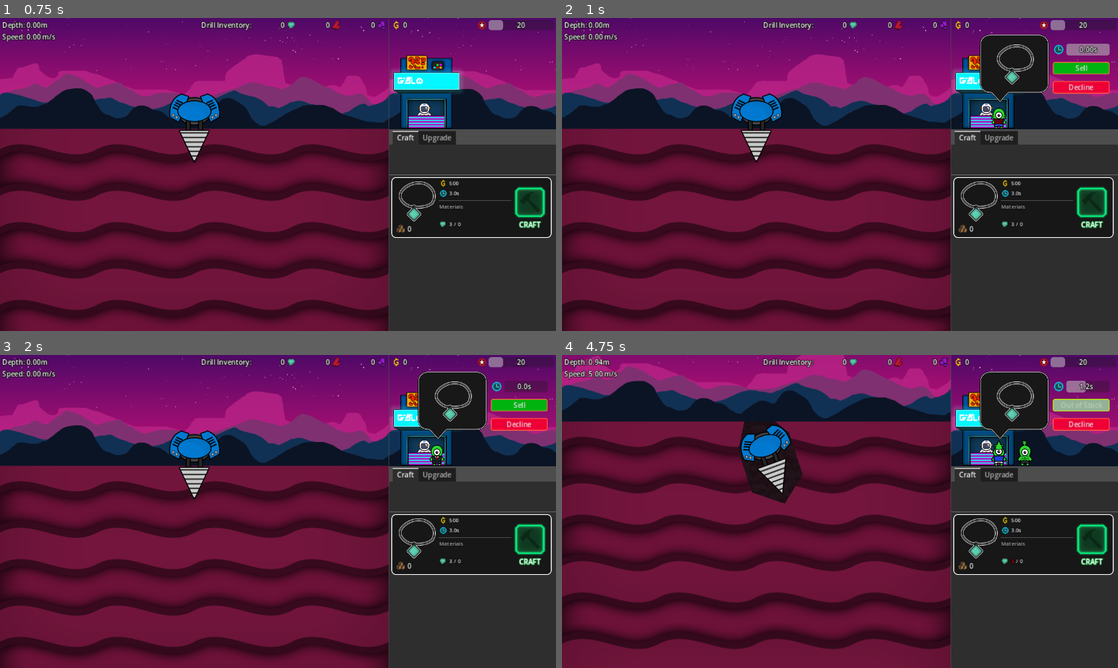
Above: before the commit, frames 1-4 (two rows, left to right).
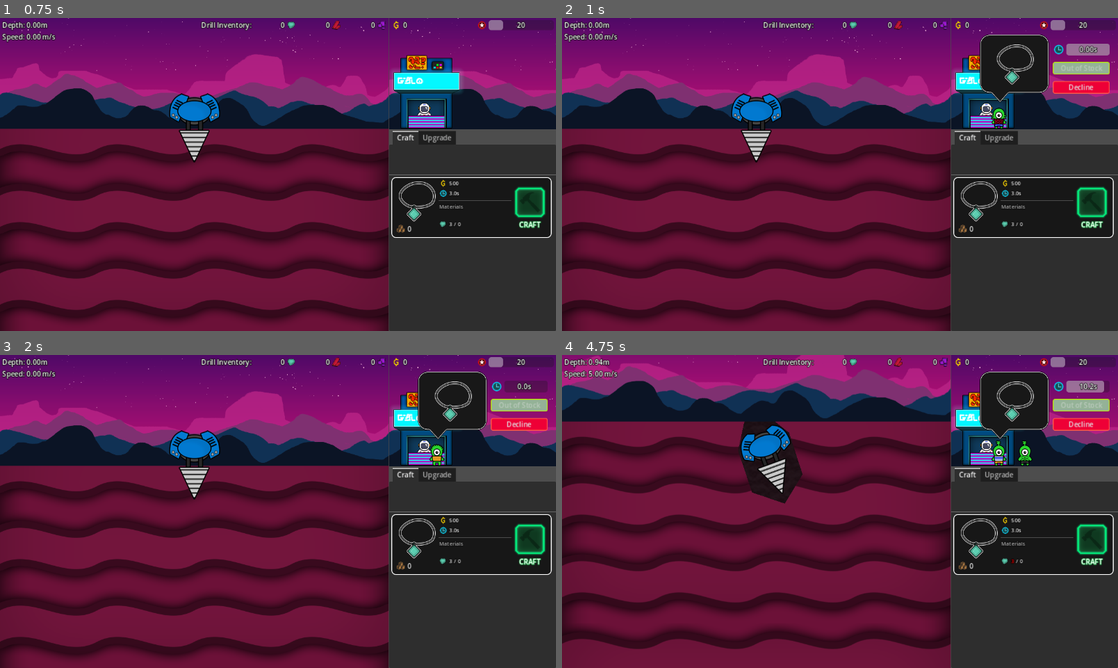
Above: after the commit, the same moments.

Repository: aNotSoCleverName/mechanicore
Game: Godot game, scene res://Main.tscn
Same seed, same stepped clock (60 frames per second), same inputs: the game is played once before the commit and once after it.
Inputs:
- Up to frame 1 (0.75 s): click "Continue" at 0.5 s
- Up to frame 2 (1 s): no input
- Up to frame 3 (2 s): click "Sell" (after the commit: "Decline") at 1.25 s
- Up to frame 4 (4.75 s): click "Decline" at 2 s; click "Continue" at 2.75 s; tap Enter (ui_accept) at 3.5, 3.77, 4.52 s; hold Right (ui_right) 3.53-4.28 s; tap R at 3.6, 4.35 s; hold Down (ui_down) from 4.28 s (still down)

Frame 1 is identical in both runs. In frame 2, 0.4% of the frame differs, in the area x 88-99%, y 14-18%; in frame 3, 0.5%, in the area x 77-99%, y 14-35%; in frame 4, 0.3%.
Error before the commit: Invalid access to property or key '<Resource#-9223371967346768025>' on a base object of type 'Dictionary'. (res://Base/Shop/Alien/Sell)

Commit message:
orderedItem is now generated by queue and emitted instead of generated by alien

Diff:
--- a/Base/Shop/Alien/Alien.gd
+++ b/Base/Shop/Alien/Alien.gd
@@ -18,11 +18,7 @@
 const DIR_PATH_CLOTHES_SPRITE: String = "res://Base/Shop/Alien/Sprite/Clothes/";
 static var clothesSprites: Array[Texture2D] = [];
 
-const DIR_PATH_CRAFT_ITEM_RESOURCE: String = "res://Base/Menu/Craft/Craft Item/Resources/";
-static var craftItems: Array[CraftItem] = [];
-
 var waitTime: float;
-var orderedItem: CraftItem;
 
 static func _InitArray(inArray: Array, inDirPath: String, inExtension: String):
 	if (inArray.size() > 0):	# If already initialized
@@ -37,7 +33,6 @@
 
 func _on_tree_entered():
 	Alien._InitArray(Alien.clothesSprites, Alien.DIR_PATH_CLOTHES_SPRITE, ".png");
-	Alien._InitArray(Alien.craftItems, Alien.DIR_PATH_CRAFT_ITEM_RESOURCE, ".tres");
 
 	if (Alien.bodySprites.size() == 0):
 		Alien.waitTimeBasedOnBodySprite.keys().map(
@@ -51,4 +46,3 @@
 	self.waitTime = Alien.waitTimeBasedOnBodySprite[bodySprite.resource_path];
 
 	$Body/Clothes.texture = Alien.clothesSprites[randi_range(0, Alien.clothesSprites.size() - 1)];
-	self.orderedItem = Alien.craftItems[randi_range(0, Alien.craftItems.size() - 1)];
--- a/Base/Shop/Alien/Sell Button.gd
+++ b/Base/Shop/Alien/Sell Button.gd
@@ -1,7 +1,7 @@
 extends Button
 
 @onready var _base: Base = self.find_parent("Base");
-var _alien: Alien;
+var _orderedItem: CraftItem;
 
 func _Disable(inIsDisabled: bool) -> void:
 	self.disabled = inIsDisabled;
@@ -14,18 +14,17 @@
 
 func _ready() -> void:
 	SignalBus_Base.shop_make_order.connect(
-		func (inAlien: Alien):
-			self._alien = inAlien;
-
-			self._Disable(self._base.craftItems[self._alien.orderedItem] == 0);
+		func (_inAlien: Alien, inOrderedItem: CraftItem):
+			self._orderedItem = inOrderedItem;
+			self._Disable(self._base.craftItems[self._orderedItem] == 0);
 	)
 
 	SignalBus_Base.craft_finished.connect(
 		func (inCraftItem: CraftItem) -> void:
-			if (inCraftItem == self._alien.orderedItem):
+			if (inCraftItem == self._orderedItem):
 				self._Disable(false);
 	)
 
 func _on_pressed():
-	SignalBus_Base.shop_sell.emit(self._alien.orderedItem);
+	SignalBus_Base.shop_sell.emit(self._orderedItem);
 	SignalBus_Base.shop_customer_leave.emit();
--- a/Base/Shop/Alien/Time Bar.gd
+++ b/Base/Shop/Alien/Time Bar.gd
@@ -1,9 +1,11 @@
 extends ProgressBar
+
+const MODULATE_THRESHOLD: float = 0.4;
 
 var _orderTimer: Timer;
 @onready var _tickTimer: Timer = $"Tick Timer";
 
-const MODULATE_THRESHOLD: float = 0.4;
+var _alienBody: Sprite2D;
 
 func _ready() -> void:
 	var ancestorNode: Node = self.get_parent();
@@ -21,10 +23,11 @@
 				return;
 			else:
 				var mood: float = lerpf(0.3, 1, self.value/self.MODULATE_THRESHOLD);
-				order.alienBody.self_modulate = Color(1, mood, mood);
+				self._alienBody.self_modulate = Color(1, mood, mood);
 	)
 
 	SignalBus_Base.shop_make_order.connect(
-		func (_inAlien: Alien):
+		func (inAlien: Alien, _inOrderedItem: CraftItem):
+			self._alienBody = inAlien.find_child("Body");
 			self._tickTimer.start();
 	)
--- a/Base/Shop/Order.gd
+++ b/Base/Shop/Order.gd
@@ -1,7 +1,5 @@
 extends HBoxContainer
 class_name Order;
-
-var alienBody: Sprite2D;
 
 func _ready() -> void:
 	self.visible = false;
@@ -18,11 +16,10 @@
 	)
 
 	SignalBus_Base.shop_make_order.connect(
-		func (inAlien: Alien):
-			self.alienBody = inAlien.get_child(0);
+		func (inAlien: Alien, inOrderedItem: CraftItem):
+			self.visible = true;
 
-			self.visible = true;
-			$Bubble/Item.texture = inAlien.orderedItem.image;
+			$Bubble/Item.texture = inOrderedItem.image;
 			timer.start(inAlien.waitTime);
 	)
 
--- a/Base/Shop/Queue.gd
+++ b/Base/Shop/Queue.gd
@@ -2,6 +2,8 @@
 class_name ShopQueue;
 
 const MAX_QUEUE: int = 5;
+
+@onready var _base: Base = self.find_parent("Base");
 
 var _alienPool: Array[Alien] = [];
 var alienQueues: Array[Alien] = [];
@@ -61,7 +63,9 @@
 
 	if (self.firstInQueue != self.alienQueues[0]):
 		self.firstInQueue = self.alienQueues[0];
-		SignalBus_Base.shop_make_order.emit(self.firstInQueue);
+
+		var orderedItem: CraftItem = self._base.craftItems.keys()[randi_range(0, self._base.craftItems.size() - 1)];
+		SignalBus_Base.shop_make_order.emit(self.firstInQueue, orderedItem);
 
 	for i: int in self.alienQueues.size():
 		var alien: Alien = self.alienQueues[i];
--- a/Global Script/Signal Bus - Base.gd
+++ b/Global Script/Signal Bus - Base.gd
@@ -13,7 +13,7 @@
 signal update_inventory_money(inMoney: int);
 
 @warning_ignore("unused_signal")
-signal shop_make_order(inAlien: Alien);
+signal shop_make_order(inAlien: Alien, inOrderedItem: CraftItem);
 @warning_ignore("unused_signal")
 signal shop_customer_leave();
 @warning_ignore("unused_signal")
